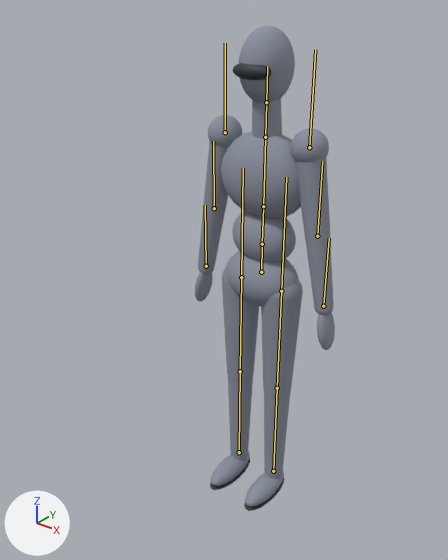
Renders of the glTF model renderer/assets/mannequin.glb from each side of a commit.
One viewpoint serves both versions: a 50 mm camera at (117.1, -168.2, 192.8) aimed at (-3.7, -17.2, 99.2). The axes (+X, +Y, +Z) are drawn at lower left. The lights are the same throughout. The picture after the commit comes second. The bones that bend it are drawn over the model as lines.

In view in the first picture: 'Mannequin'.
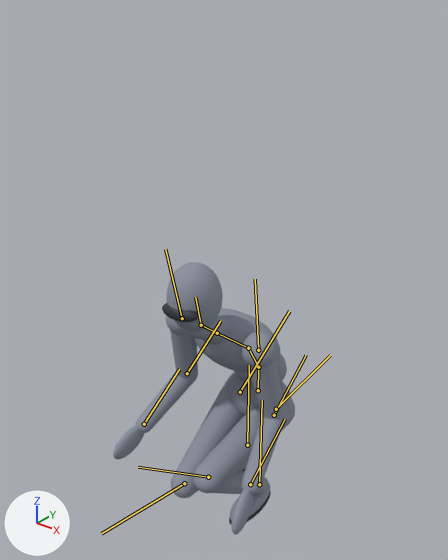
The newer file adds an action. The first version stands in its rest pose; the second is drawn at frame 32 of the action 'crouch'.

Location of each change, (x1, y1, x2, y2) in pixels of the pictures (448 x 560 px):
'Mannequin', posed (30% wider, 44% shorter): before (195, 26, 335, 511); after (113, 262, 295, 535)
bone 'Hips', root to tip: before (261, 272) to (262, 245); after (258, 390) to (258, 368)
bone 'Spine', root to tip: before (262, 244) to (263, 206); after (258, 367) to (248, 348)
bone 'Chest', root to tip: before (263, 206) to (265, 137); after (248, 348) to (217, 333)
bone 'Neck', root to tip: before (265, 137) to (266, 102); after (217, 333) to (201, 325)
bone 'Head', root to tip: before (266, 102) to (267, 66); after (201, 325) to (195, 297)
bone 'UpperArm_L', root to tip: before (309, 147) to (315, 49); after (258, 350) to (255, 279)
bone 'LowerArm_L', root to tip: before (317, 236) to (322, 161); after (274, 415) to (306, 355)
bone 'UpperArm_R', root to tip: before (225, 132) to (225, 43); after (182, 318) to (165, 249)
bone 'LowerArm_R', root to tip: before (214, 208) to (213, 141); after (187, 373) to (220, 321)
bone 'UpperLeg_L', root to tip: before (281, 291) to (286, 177); after (276, 409) to (330, 355)
bone 'LowerLeg_L', root to tip: before (277, 388) to (281, 291); after (208, 477) to (138, 467)
bone 'Foot_L', root to tip: before (273, 471) to (277, 388); after (259, 484) to (262, 400)
bone 'UpperLeg_R', root to tip: before (241, 277) to (243, 168); after (240, 392) to (289, 311)
bone 'LowerLeg_R', root to tip: before (240, 371) to (241, 277); after (184, 483) to (101, 533)
bone 'Foot_R', root to tip: before (239, 452) to (240, 371); after (247, 445) to (249, 365)

The change in detail:
Bone 'Hips' (bone_hips) moves from (0.0, 0.0, 0.0) to (0.0, -52.3, 0.0).
Bone 'Spine' (bone_spine) turns from (0, 0, 0) to (30, 0, 0) degrees about its own x, y and z.
Bone 'Chest' (bone_chest) turns from (0, 0, 0) to (21, 0, 0) degrees about its own x, y and z.
Bone 'Neck' (bone_neck) turns from (0, 0, 0) to (0, 2, 0) degrees about its own x, y and z.
Bone 'Head' (bone_head) turns from (0, 0, 0) to (-42, 2, 0) degrees about its own x, y and z.
Bone 'UpperArm_L' (bone_upperarm_l) turns from (0, 0, 0) to (-40, 0, -4) degrees about its own x, y and z.
Bone 'LowerArm_L' (bone_lowerarm_l) turns from (0, 0, 0) to (-65, 0, 0) degrees about its own x, y and z.
Bone 'UpperArm_R' (bone_upperarm_r) turns from (0, 0, 0) to (-40, 0, 4) degrees about its own x, y and z.
Bone 'LowerArm_R' (bone_lowerarm_r) turns from (0, 0, 0) to (-65, 0, 0) degrees about its own x, y and z.
Bone 'UpperLeg_L' (bone_upperleg_l) turns from (0, 0, 0) to (-84, 0, 0) degrees about its own x, y and z.
Bone 'LowerLeg_L' (bone_lowerleg_l) turns from (0, 0, 0) to (133, 0, 0) degrees about its own x, y and z.
Bone 'Foot_L' (bone_foot_l) turns from (0, 0, 0) to (-49, 0, 0) degrees about its own x, y and z.
Bone 'UpperLeg_R' (bone_upperleg_r) turns from (0, 0, 0) to (-57, 0, 0) degrees about its own x, y and z.
Bone 'LowerLeg_R' (bone_lowerleg_r) turns from (0, 0, 0) to (135, 0, 0) degrees about its own x, y and z.
Bone 'Foot_R' (bone_foot_r) turns from (0, 0, 0) to (-78, 0, 0) degrees about its own x, y and z.
